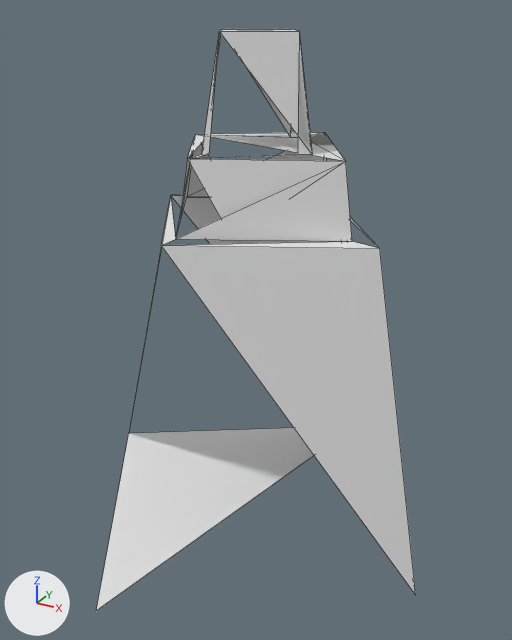
An edit to the OBJ model assets/meshes/jump2_towerShape_642.obj, drawn before and after from the same camera.
Before and after are seen from a 50 mm lens placed at (8.29, -14.67, 6.8), pointed at (0.27, -0.1, -0.49). Arrows for +X, +Y and +Z are at lower left; the lights stay in place. The first picture is the older version. Mesh edges are drawn as thin lines. Where no turn or scale is listed for an object, it has been applied to the vertices. Vertices at exactly the same position are counted once.

Objects in the first picture: 'jump2_towerShape_642'.
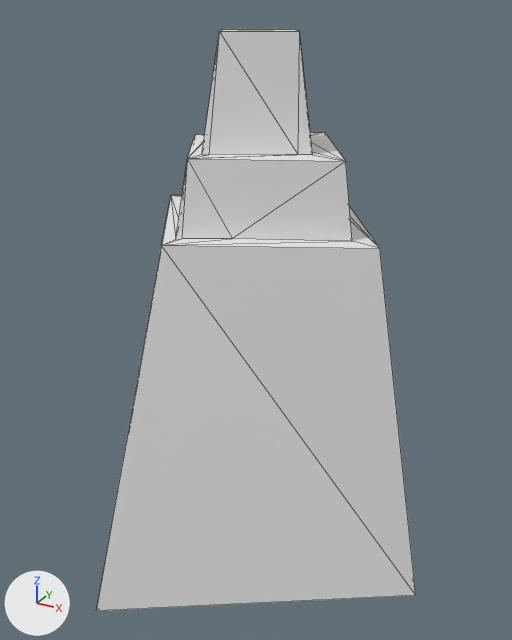
What the commit changed:
me_jump2_towershape_642 is used by ob_jump2_towershape_642; location (0.0, 0.0, 0.0).
me_jump2_towershape_642 had 35 vertices, 36 faces and spanned x -5.34..5.34, y -5.34..5.34, z -6.36..6.36.
me_jump2_towershape_642 now has 36 vertices, 68 faces and spans x -5.34..5.34, y -5.34..5.34, z -6.36..6.36.
Part 1, on me_jump2_towershape_642:
20 faces are deleted.
1 vertex is added at (-0.39, -2.28, 2.15).
52 new faces join them.

Location of each change, (x1, y1, x2, y2) in pixels of the pictures (512 x 640 px):
part 1 of me_jump2_towershape_642, built on
    before: (163, 31, 377, 248)
    after: (96, 31, 415, 611)
